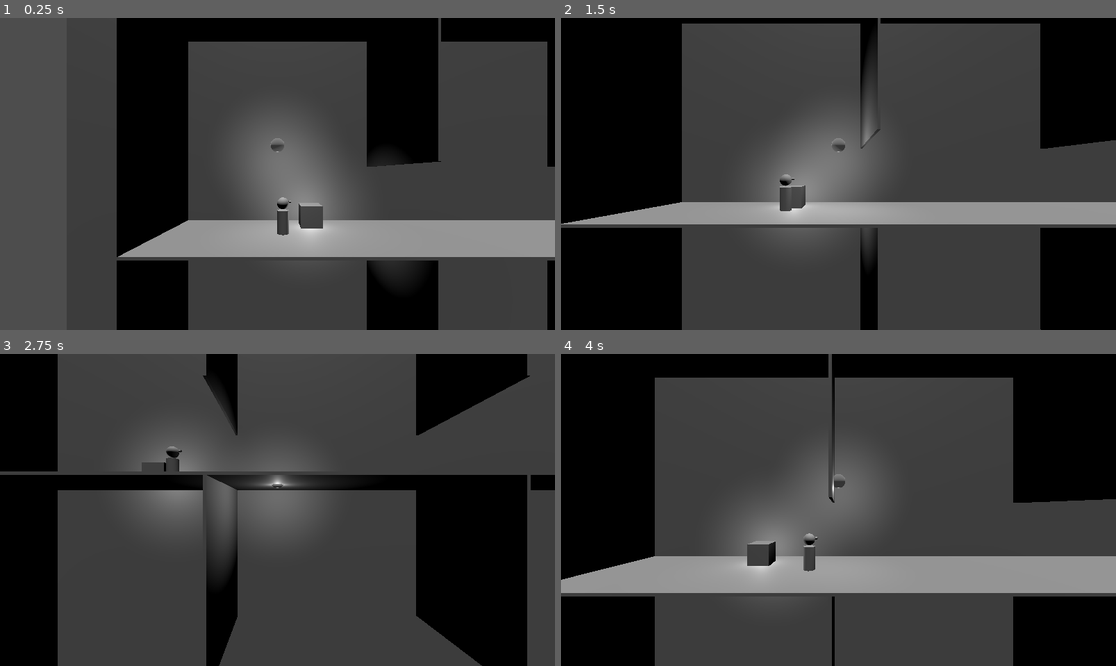
Above: before the commit, frames 1-4 (two rows, left to right).
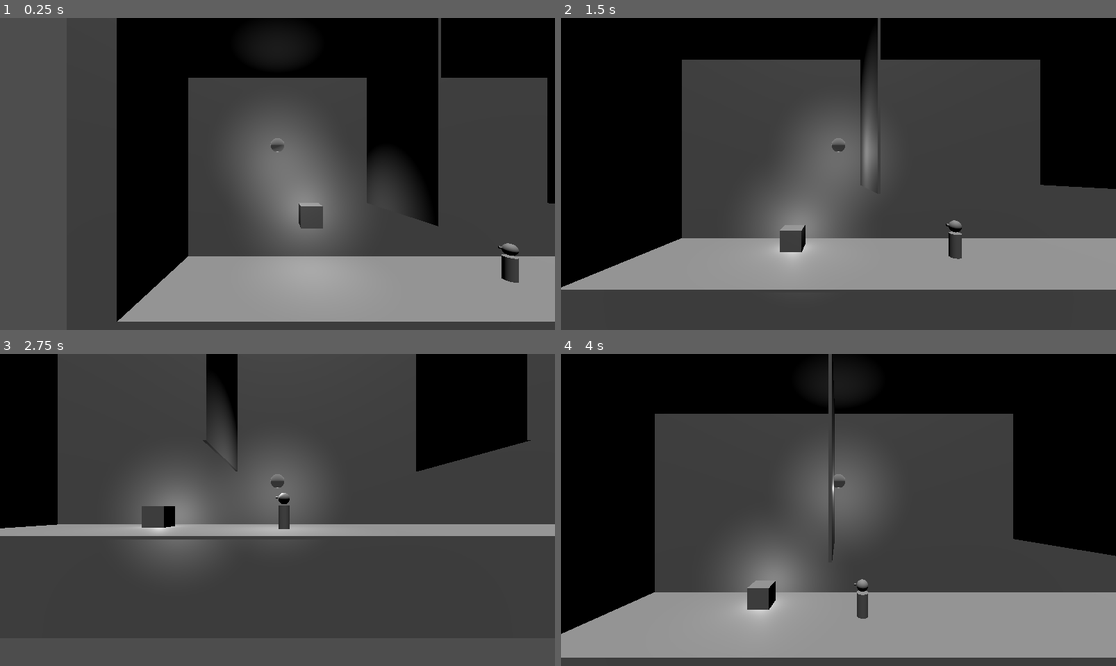
Above: after the commit, the same moments.

Repository: abruce1711/ghost_game_prototype_godot
Game: Godot game, scene res://main.tscn
The game is run twice, just before and just after one commit, with the same random seed, the same clock (stepped at 60 frames per second) and the same inputs.
Inputs (mouse positions are in pixels of both pictures, inside the frame that each line leads up to):
- Up to frame 1 (0.25 s): no input
- Up to frame 2 (1.5 s): move the mouse to (960, 158) at 0.52 s; press the mouse at (960, 158) at 0.53 s; hold D (right) 0.53-1.28 s; move the mouse to (727, 189) at 1.27 s; release the mouse at (727, 189) at 1.28 s; hold S (down) from 1.28 s (still down); click (727, 189) at 1.35 s
- Up to frame 3 (2.75 s): move the mouse to (333, 441) at 2.02 s; release S (down) at 2.03 s; press the mouse at (333, 441) at 2.03 s; hold D (right) from 2.03 s (still down)
- Up to frame 4 (4 s): move the mouse to (810, 572) at 2.77 s; release D (right) at 2.78 s; release the mouse at (810, 572) at 2.78 s; hold W (up) 2.78-3.53 s; click (810, 572) at 2.85 s; move the mouse to (1005, 556) at 3.52 s; press the mouse at (1005, 556) at 3.53 s; hold A (left) from 3.53 s (still down)

The runs differ from the first frame. In frame 1, 31% of the frame differs, in the area x 21-100%, y 7-100%; in frame 2, 37%; in frame 3, 29%; in frame 4, 43%, in the area x 0-100%, y 7-100%.

Commit message:
implemented scared state and player fleeing map

Diff:
--- a/main.tscn
+++ b/main.tscn
@@ -1,10 +1,11 @@
-[gd_scene load_steps=9 format=3 uid="uid://credxemjm0dii"]
+[gd_scene load_steps=10 format=3 uid="uid://credxemjm0dii"]
 
 [ext_resource type="PackedScene" uid="uid://bys0q5dkl3nvw" path="res://scenes/ghost.tscn" id="2_7gmcw"]
 [ext_resource type="PackedScene" uid="uid://dl5lln60fuu5b" path="res://scenes/internal_floor_tile.tscn" id="3_7r0yh"]
 [ext_resource type="PackedScene" uid="uid://cjwd5n3neypel" path="res://scenes/internal_wall_tile.tscn" id="4_0dkcr"]
 [ext_resource type="PackedScene" uid="uid://b6mgxrfpurmvk" path="res://scenes/external_horizontal_tile.tscn" id="5_c3b7v"]
 [ext_resource type="PackedScene" uid="uid://mejcu8sdtgv5" path="res://scenes/external_wall_tile.tscn" id="6_8amq4"]
+[ext_resource type="PackedScene" uid="uid://0hjo5ccftof0" path="res://scenes/door.tscn" id="6_n03jy"]
 [ext_resource type="PackedScene" uid="uid://6f48npuiahhj" path="res://scenes/backWall.tscn" id="7_cprya"]
 [ext_resource type="PackedScene" uid="uid://c2q2qsfgcepdm" path="res://scenes/human.tscn" id="11_7376c"]
 [ext_resource type="PackedScene" uid="uid://3xmdc7bmvvb7" path="res://scenes/box.tscn" id="11_h105f"]
@@ -114,9 +115,18 @@
 transform = Transform3D(1, 0, 0, 0, 1, 0, 0, 0, 1, 13.2028, -1.32009, -2.85604)
 
 [node name="Box" parent="." instance=ExtResource("11_h105f")]
-transform = Transform3D(1, 0, 0, 0, 1, 0, 0, 0, 1, 1.57019, 0.924527, -1)
+transform = Transform3D(1, 0, 0, 0, 1, 0, 0, 0, 1, 1.57019, -7.08156, -1)
 
 [node name="Ghost" parent="." instance=ExtResource("2_7gmcw")]
-transform = Transform3D(1, 0, 0, 0, 1, 0, 0, 0, 1, 0, 3.86108, 0)
+transform = Transform3D(1, 0, 0, 0, 1, 0, 0, 0, 1, 0, -4.14501, 0)
 
 [node name="Human" parent="." instance=ExtResource("11_7376c")]
+transform = Transform3D(1, 0, 0, 0, 1, 0, 0, 0, 1, 10.2638, -7.08935, 0)
+
+[node name="Scared" parent="Human/StateMachine" index="1" node_paths=PackedStringArray("exitDoor")]
+exitDoor = NodePath("../../../Door")
+
+[node name="Door" parent="." instance=ExtResource("6_n03jy")]
+transform = Transform3D(1, 0, 0, 0, 1, 0, 0, 0, 1, 31.2912, -8.99283, -2.53465)
+
+[editable path="Human"]
--- a/project.godot
+++ b/project.godot
@@ -54,6 +54,7 @@
 3d_physics/layer_3="external_walls"
 3d_physics/layer_4="objects"
 3d_physics/layer_5="humans"
+3d_physics/layer_6="exit_doors"
 
 [physics]
 
--- a/scenes/box.tscn
+++ b/scenes/box.tscn
@@ -1,14 +1,16 @@
-[gd_scene load_steps=5 format=3 uid="uid://3xmdc7bmvvb7"]
+[gd_scene load_steps=6 format=3 uid="uid://3xmdc7bmvvb7"]
 
 [ext_resource type="Script" path="res://script/GrabObjectPower.gd" id="1_ao74f"]
+[ext_resource type="Script" path="res://script/HitboxComponent.gd" id="2_87dxo"]
 
 [sub_resource type="BoxShape3D" id="BoxShape3D_hgvmr"]
 
 [sub_resource type="BoxMesh" id="BoxMesh_4wvkf"]
 
 [sub_resource type="BoxShape3D" id="BoxShape3D_2h4sq"]
+size = Vector3(1.1, 1.1, 1.1)
 
-[node name="Box" type="RigidBody3D" node_paths=PackedStringArray("light")]
+[node name="Box" type="RigidBody3D" node_paths=PackedStringArray("light", "hitbox")]
 collision_layer = 8
 collision_mask = 30
 axis_lock_linear_z = true
@@ -16,6 +18,7 @@
 contact_monitor = true
 script = ExtResource("1_ao74f")
 light = NodePath("OmniLight3D")
+hitbox = NodePath("Hitbox")
 
 [node name="CollisionShape3D" type="CollisionShape3D" parent="."]
 shape = SubResource("BoxShape3D_hgvmr")
@@ -26,6 +29,7 @@
 [node name="Hitbox" type="Area3D" parent="."]
 collision_layer = 8
 collision_mask = 16
+script = ExtResource("2_87dxo")
 
 [node name="CollisionShape3D" type="CollisionShape3D" parent="Hitbox"]
 shape = SubResource("BoxShape3D_2h4sq")
--- /dev/null
+++ b/scenes/door.tscn
@@ -0,0 +1,26 @@
+[gd_scene load_steps=5 format=3 uid="uid://0hjo5ccftof0"]
+
+[ext_resource type="Script" path="res://script/Door.gd" id="1_yc3mk"]
+
+[sub_resource type="BoxShape3D" id="BoxShape3D_gtthl"]
+size = Vector3(1, 2, 0.1)
+
+[sub_resource type="ORMMaterial3D" id="ORMMaterial3D_4b6wd"]
+albedo_color = Color(0, 0, 0, 1)
+
+[sub_resource type="BoxMesh" id="BoxMesh_josii"]
+material = SubResource("ORMMaterial3D_4b6wd")
+size = Vector3(1, 2, 0.05)
+
+[node name="Door" type="Area3D"]
+collision_layer = 32
+collision_mask = 16
+script = ExtResource("1_yc3mk")
+
+[node name="CollisionShape3D" type="CollisionShape3D" parent="."]
+shape = SubResource("BoxShape3D_gtthl")
+
+[node name="MeshInstance3D" type="MeshInstance3D" parent="."]
+mesh = SubResource("BoxMesh_josii")
+
+[connection signal="area_entered" from="." to="." method="_on_area_entered"]
--- a/scenes/ghost.tscn
+++ b/scenes/ghost.tscn
@@ -10,14 +10,15 @@
 height = 0.6
 
 [sub_resource type="SphereShape3D" id="SphereShape3D_c2dvp"]
-radius = 0.3
+radius = 0.4
 
-[node name="Ghost" type="CharacterBody3D" node_paths=PackedStringArray("light")]
+[node name="Ghost" type="CharacterBody3D" node_paths=PackedStringArray("light", "hitBox")]
 collision_mask = 0
 axis_lock_linear_z = true
 script = ExtResource("1_qxfol")
 material = ExtResource("1_fedre")
 light = NodePath("OmniLight3D")
+hitBox = NodePath("Hitbox")
 
 [node name="MeshInstance3D" type="MeshInstance3D" parent="."]
 mesh = SubResource("SphereMesh_jqjw6")
--- a/scenes/human.tscn
+++ b/scenes/human.tscn
@@ -1,10 +1,11 @@
-[gd_scene load_steps=13 format=3 uid="uid://c2q2qsfgcepdm"]
+[gd_scene load_steps=14 format=3 uid="uid://c2q2qsfgcepdm"]
 
 [ext_resource type="Script" path="res://script/HealthComponent.gd" id="1_7afgr"]
 [ext_resource type="Script" path="res://script/Human.gd" id="1_kv0x8"]
 [ext_resource type="Script" path="res://script/HitboxComponent.gd" id="2_lqfi6"]
 [ext_resource type="Script" path="res://script/StateMachine.gd" id="4_2k0ik"]
 [ext_resource type="Script" path="res://script/HumanIdleState.gd" id="5_du427"]
+[ext_resource type="Script" path="res://script/HumanScaredState.gd" id="6_5qfx3"]
 
 [sub_resource type="CapsuleShape3D" id="CapsuleShape3D_ffojb"]
 radius = 0.4
@@ -35,13 +36,12 @@
 height = 0.1
 radius = 0.05
 
-[node name="Human" type="CharacterBody3D" node_paths=PackedStringArray("rayCast")]
+[node name="Human" type="CharacterBody3D"]
 collision_layer = 8
 collision_mask = 14
 axis_lock_linear_z = true
 slide_on_ceiling = false
 script = ExtResource("1_kv0x8")
-rayCast = NodePath("Head/RayCast3D")
 
 [node name="HealthComponent" type="Node3D" parent="."]
 script = ExtResource("1_7afgr")
@@ -91,9 +91,20 @@
 
 [node name="StateMachine" type="Node" parent="." node_paths=PackedStringArray("initialState")]
 script = ExtResource("4_2k0ik")
-initialState = NodePath("HumanIdleState")
+initialState = NodePath("Idle")
 
-[node name="HumanIdleState" type="Node" parent="StateMachine" node_paths=PackedStringArray("human", "rayCast")]
+[node name="Idle" type="Node" parent="StateMachine" node_paths=PackedStringArray("human", "rayCast")]
 script = ExtResource("5_du427")
 human = NodePath("../..")
 rayCast = NodePath("../../Head/RayCast3D")
+
+[node name="Scared" type="Node" parent="StateMachine" node_paths=PackedStringArray("text", "human")]
+script = ExtResource("6_5qfx3")
+text = NodePath("../../Label3D")
+human = NodePath("../..")
+
+[node name="Label3D" type="Label3D" parent="."]
+transform = Transform3D(1, 0, 0, 0, 1, 0, 0, 0, 1, 0, 1.30702, 0)
+billboard = 1
+font_size = 45
+outline_size = 8
--- /dev/null
+++ b/script/Door.gd
@@ -0,0 +1,7 @@
+extends Area3D
+class_name Door
+
+func _on_area_entered(area):
+	if area is HitboxComponent && area.get_parent() is Human:
+		var human : Human = area.get_parent()
+		human.queue_free()
--- a/script/Ghost.gd
+++ b/script/Ghost.gd
@@ -3,6 +3,7 @@
 const SPEED = 5.0
 @export var material : ORMMaterial3D
 @export var light : OmniLight3D
+@export var hitBox : HitboxComponent
 
 var isVisible = false
 
@@ -24,12 +25,12 @@
 	material.transparency = BaseMaterial3D.TRANSPARENCY_DISABLED
 	material.albedo_color.a = 1
 	light.light_energy = 2
-	isVisible = true
+	hitBox.isScary = true
 	#light.light_color = "red"
 
 func GhostInvisible():
 	material.transparency = BaseMaterial3D.TRANSPARENCY_ALPHA
 	material.albedo_color.a = 0.5
 	light.light_energy = 1
-	isVisible = false
+	hitBox.isScary = false
 	#light.light_color = "white"
--- a/script/GrabObjectPower.gd
+++ b/script/GrabObjectPower.gd
@@ -6,6 +6,7 @@
 var bobbingUp
 
 @export  var light : Light3D
+@export var hitbox : HitboxComponent
 
 func _process(delta):
 	## Call base process
@@ -35,12 +36,14 @@
 	grabbedPos = self.position
 	light.light_energy = 1
 	grabbed = true
+	hitbox.isScary = true
 	print_debug("grabbed")
 
 func Release():
 	self.gravity_scale = 1
 	light.light_energy = 0
 	grabbed = false
+	hitbox.isScary = false
 	print_debug("released")
 
 func MoveToForeground(delta : float):
--- a/script/HitboxComponent.gd
+++ b/script/HitboxComponent.gd
@@ -3,6 +3,8 @@
 
 @export var healthComponent : HealthComponent
 
+var isScary := false
+
 func Damage(damage : float):
 	if healthComponent:
 		healthComponent.Damage(damage)
--- a/script/Human.gd
+++ b/script/Human.gd
@@ -1,44 +1,8 @@
 extends CharacterBody3D
 class_name Human
 
-const SPEED = 5.0
-const JUMP_VELOCITY = 4.5
-const MIN_FEAR = 0
-const MAX_FEAR = 100
-
-@export var rayCast : RayCast3D
-@export var FEAR_JUMP := 1.0
-
 # Get the gravity from the project settings to be synced with RigidBody nodes.
 var gravity = ProjectSettings.get_setting("physics/3d/default_gravity")
-var fearLevel := 0.0
-
-func _process(delta):
-	if rayCast.is_colliding():
-		var collisionParent = rayCast.get_collider().get_parent()
-		if collisionParent is Ghost:
-			print_debug("can see ghost")
-			var ghost : Ghost = collisionParent
-			if ghost.isVisible:
-				IncreaseFear()
-		elif collisionParent is GrabObjectPower:
-			var object : GrabObjectPower = collisionParent
-			if object.activated:
-				IncreaseFear()
-		elif rayCast.get_collider() is StaticBody3D:
-			var distanceToWall = self.global_position.distance_to(rayCast.get_collision_point())
-	else:
-		DecreaseFear()
-
-func IncreaseFear():
-	fearLevel += FEAR_JUMP
-	print_debug("scared, fear level: %s" % fearLevel)
-	if fearLevel >= MAX_FEAR:
-		queue_free()
-
-func DecreaseFear():
-	if fearLevel > MIN_FEAR:
-		fearLevel -= FEAR_JUMP
 
 
 func _physics_process(delta):
--- a/script/HumanIdleState.gd
+++ b/script/HumanIdleState.gd
@@ -1,18 +1,24 @@
 extends State
 class_name HumanIdleState
+
+const MIN_FEAR = 0
+const MAX_FEAR = 100
 
 @export var human : CharacterBody3D
 @export  var moveSpeed := 1.0
 @export var rayCast : RayCast3D
+@export var FEAR_JUMP := 1.0
 @onready var smooth_dir = human.position
 
 var moveDirection : Vector3
 var wanderTime : float
 var distanceToWall : float
+var fearLevel := 0.0
+var turnTimer = 0
 
 func RandomizeWander():
 	moveDirection = Vector3(randf_range(-1, 1), 0, 0).normalized()
-	wanderTime = randf_range(5, 10)
+	wanderTime = randf_range(5, 15)
 
 func Enter():
 	RandomizeWander()
@@ -23,16 +29,42 @@
 	else:
 		RandomizeWander()
 
-	if !rayCast.is_colliding() || !rayCast.get_collider() is StaticBody3D:
-		return
-
-	distanceToWall = human.global_position.distance_to(rayCast.get_collision_point())
-	if distanceToWall < 2:
-		moveDirection.x *= -1
-
 func PhysicsUpdate(delta : float):
 	if human:
 		human.velocity = moveDirection * moveSpeed
-		var min_angle = deg_to_rad(0.0)
-		var max_angle = deg_to_rad(180.0)
 		human.rotation.y = lerp(human.rotation.y, -moveDirection.x*1.55, 0.1)
+
+	if !rayCast.is_colliding():
+		return
+
+	CheckGhostCollision()
+
+	if !rayCast.get_collider() is StaticBody3D:
+		return
+
+	distanceToWall = rayCast.global_transform.origin.distance_to(rayCast.get_collision_point())
+	if distanceToWall < 2 && turnTimer <= 0:
+		moveDirection.x *= -1
+		turnTimer = 3
+	elif turnTimer > 0:
+		turnTimer -= delta
+
+func CheckGhostCollision():
+	var collision = rayCast.get_collider()
+
+	if (collision is HitboxComponent
+	&& (collision as HitboxComponent).isScary):
+		IncreaseFear()
+	else:
+		DecreaseFear()
+
+func IncreaseFear():
+	if fearLevel >= MAX_FEAR:
+		Transitioned.emit(self, "scared")
+		return
+
+	fearLevel += FEAR_JUMP
+
+func DecreaseFear():
+	if fearLevel > MIN_FEAR && fearLevel < MAX_FEAR:
+		fearLevel -= FEAR_JUMP/2
--- /dev/null
+++ b/script/HumanScaredState.gd
@@ -0,0 +1,23 @@
+extends State
+class_name HumanScaredState
+
+@export var text : Label3D
+@export var human : Human
+@export var exitDoor : Door
+var moveDirection : Vector3
+
+func Enter():
+	text.text = "ahhh !!!"
+	moveDirection = (exitDoor.global_position - human.global_position).normalized()
+	human.axis_lock_linear_z = false
+
+func Exit():
+	pass;
+
+func Update(_delta: float):
+	pass;
+
+func PhysicsUpdate(_delta: float):
+	if human:
+		human.velocity = moveDirection * 3
+		human.rotation.y = lerp(human.rotation.y, -moveDirection.x*1.55, 0.1)
--- a/script/State.gd
+++ b/script/State.gd
@@ -12,5 +12,5 @@
 func Update(_delta: float):
 	pass;
 
-func Physics_Update(_delta: float):
+func PhysicsUpdate(_delta: float):
 	pass;
--- a/script/StateMachine.gd
+++ b/script/StateMachine.gd
@@ -1,6 +1,7 @@
 extends Node
 
 @export var initialState : State
+@export var rayCast : RayCast3D
 
 var currentState : State
 var states : Dictionary = {}
@@ -36,4 +37,8 @@
 		return
 
 	if currentState:
-		currentState.exit()
+		currentState.Exit()
+
+	newState.Enter()
+
+	currentState = newState
